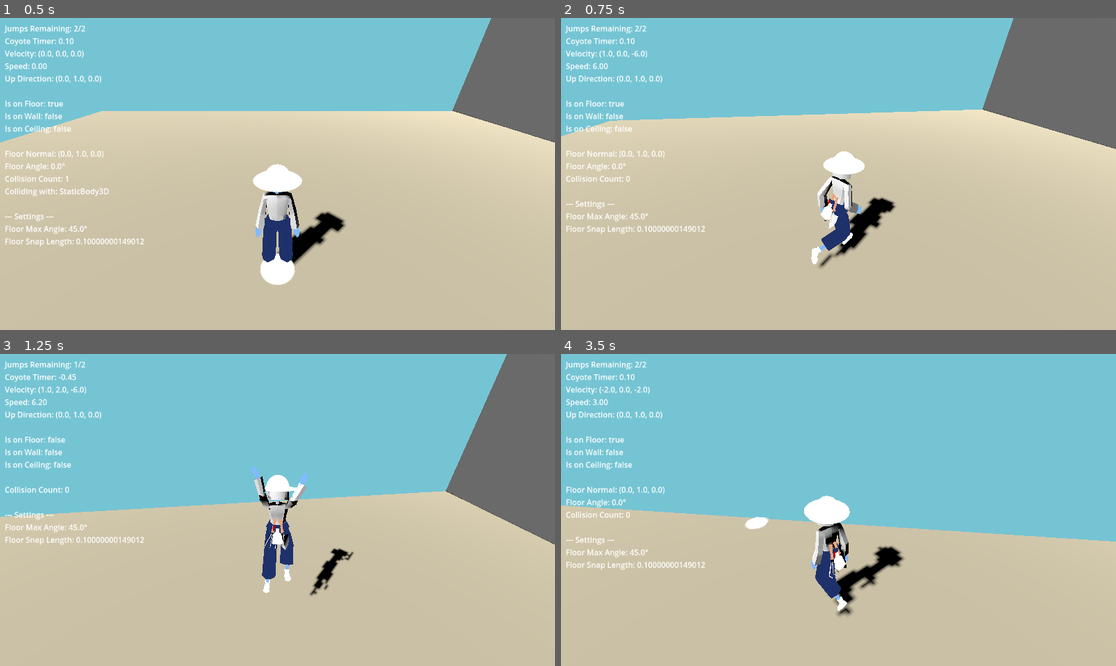
Above: before the commit, frames 1-4 (two rows, left to right).
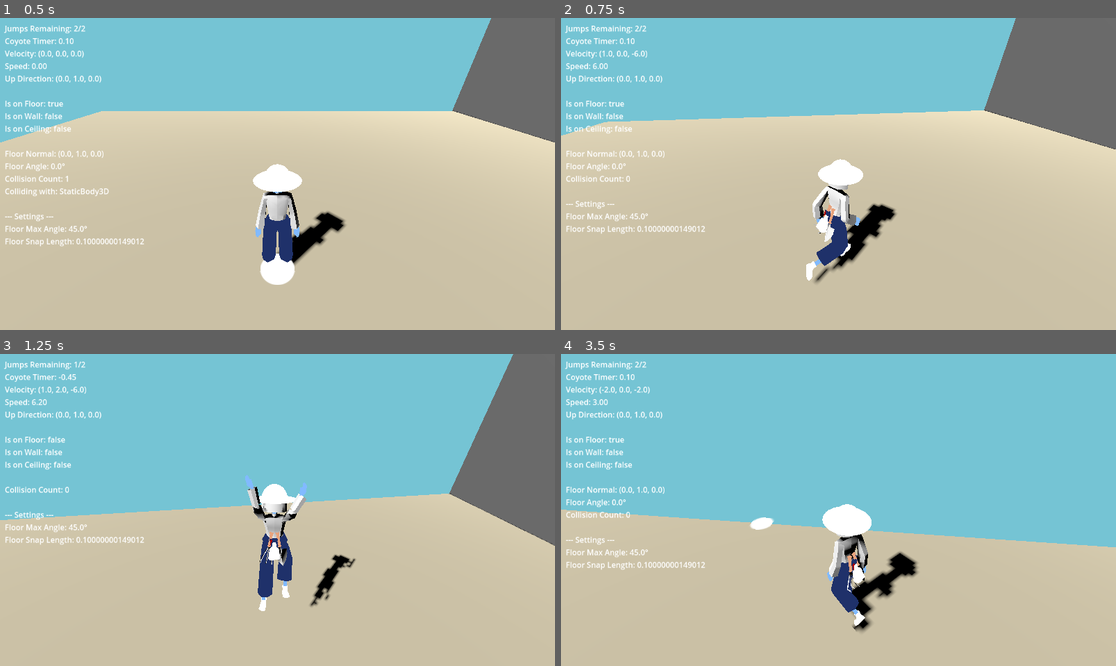
Above: after the commit, the same moments.

Repository: longiy/project_3c
Game: Godot game, scene res://SCENE.tscn
Same seed, same stepped clock (60 frames per second), same inputs: the game is played once before the commit and once after it.
Inputs (mouse positions are in pixels of both pictures, inside the frame that each line leads up to):
- Up to frame 1 (0.5 s): no input
- Up to frame 2 (0.75 s): tap Enter at 0.5 s; move the mouse to (866, 174) at 0.52 s; hold W (move_forward) from 0.53 s (still down); hold Shift (sprint) from 0.53 s (still down); click (866, 174) at 0.67 s
- Up to frame 3 (1.25 s): keep holding W (move_forward); keep holding Shift (sprint); tap Space (jump) at 0.77 s
- Up to frame 4 (3.5 s): move the mouse to (810, 510) at 1.27 s; release Shift (sprint) at 1.28 s; right-click (810, 510) at 1.35 s; tap Space (jump) at 1.52 s; move the mouse to (894, 441) at 2.02 s; release W (move_forward) at 2.03 s; hold D (move_right) 2.03-2.75 s; hold Ctrl (walk) 2.03-2.75 s; drag from (810, 572) to (672, 463) at 2.77 s

Frame 1 is identical in both runs. In frame 2, 2.9% of the frame differs, in the area x 0-100%, y 0-86%; in frame 3, 3.8%; in frame 4, 5.4%, in the area x 0-100%, y 45-90%.

Commit message:
camera offset

Diff:
--- a/SCENE.tscn
+++ b/SCENE.tscn
@@ -77,6 +77,7 @@
 script = ExtResource("2_caybs")
 target_character = NodePath("../CHARACTER")
 follow_smoothing = 16.0
+enable_dynamic_offset = true
 
 [node name="SpringArm3D" type="SpringArm3D" parent="CAMERARIG"]
 spring_length = 2.0
--- a/Scripts/ControllerCamera.gd
+++ b/Scripts/ControllerCamera.gd
@@ -1,4 +1,4 @@
-# ControllerCamera.gd - Only handles camera-specific inputs
+# ControllerCamera.gd - Camera with offset system
 extends Node3D
 
 signal mouse_mode_changed(is_captured: bool)
@@ -7,6 +7,11 @@
 @export var target_character: CharacterBody3D
 @export var camera_height = 2.0
 @export var follow_smoothing = 8.0
+
+@export_group("Camera Offset")
+@export var camera_offset = Vector3.ZERO  # NEW: Offset camera within SpringArm
+@export var offset_smoothing = 8.0
+@export var enable_dynamic_offset = false  # Adjust offset based on movement
 
 @export_group("Mouse Controls")
 @export var mouse_sensitivity = 0.002
@@ -25,6 +30,7 @@
 @export var vertical_limit_max = 50.0
 
 @onready var spring_arm = $SpringArm3D
+@onready var camera = $SpringArm3D/Camera3D
 
 var character: CharacterBody3D
 var mouse_delta = Vector2.ZERO
@@ -32,6 +38,7 @@
 var is_mouse_captured = true
 var target_distance = 4.0
 var current_distance = 4.0
+var current_offset = Vector3.ZERO
 
 func _ready():
 	character = target_character
@@ -47,12 +54,13 @@
 	camera_rotation_x = deg_to_rad(-20.0)
 	target_distance = spring_arm.spring_length
 	current_distance = target_distance
+	current_offset = camera_offset
 
 	if character:
 		global_position = character.global_position + Vector3(0, camera_height, 0)
 
 func _input(event):
-	# ONLY handle camera-specific inputs
+	# Camera-specific inputs
 	if event.is_action_pressed("toggle_mouse_look"):
 		toggle_mouse_mode()
 
@@ -89,14 +97,56 @@
 
 		mouse_delta = Vector2.ZERO
 
-	# Follow character
+	# Follow character (SpringArm pivot stays at character center)
 	var target_position = character.global_position + Vector3(0, camera_height, 0)
 	global_position = global_position.lerp(target_position, follow_smoothing * delta)
 
-	# Update distance and rotation
+	# Update SpringArm distance and rotation
 	current_distance = lerp(current_distance, target_distance, distance_smoothing * delta)
 	spring_arm.spring_length = current_distance
 	spring_arm.rotation.x = camera_rotation_x
 
+	# NEW: Apply camera offset by offsetting the SpringArm itself
+	var target_offset = camera_offset
+
+	# Optional: Dynamic offset based on character movement
+	if enable_dynamic_offset and character.velocity.length() > 0.1:
+		var movement_dir = Vector2(character.velocity.x, character.velocity.z).normalized()
+		# Slightly offset camera opposite to movement direction
+		target_offset += Vector3(movement_dir.x * 0.3, 0, movement_dir.y * 0.3)
+
+	# Smoothly apply offset
+	current_offset = current_offset.lerp(target_offset, offset_smoothing * delta)
+
+	# Apply offset to SpringArm (not camera directly)
+	if spring_arm:
+		spring_arm.position = current_offset
+
 func get_camera() -> Camera3D:
-	return $SpringArm3D/Camera3D
+	return camera
+
+# === PUBLIC API FOR OFFSET CONTROL ===
+
+func set_camera_offset(new_offset: Vector3, transition_time: float = 1.0):
+	"""Change camera offset smoothly"""
+	camera_offset = new_offset
+	print("Camera: Setting offset to ", new_offset)
+
+func set_over_shoulder_left(strength: float = 1.0):
+	"""Quick setup for left shoulder view"""
+	set_camera_offset(Vector3(-0.8 * strength, 0.2 * strength, 0.3 * strength))
+
+func set_over_shoulder_right(strength: float = 1.0):
+	"""Quick setup for right shoulder view"""
+	set_camera_offset(Vector3(0.8 * strength, 0.2 * strength, 0.3 * strength))
+
+func set_centered_view():
+	"""Return to centered view"""
+	set_camera_offset(Vector3.ZERO)
+
+func set_combat_offset(target_enemy: Node3D):
+	"""Adjust offset to better frame character and enemy"""
+	if target_enemy and character:
+		var to_enemy = (target_enemy.global_position - character.global_position).normalized()
+		var side_offset = Vector3(to_enemy.z, 0, -to_enemy.x) * 0.6  # Perpendicular to enemy direction
+		set_camera_offset(side_offset + Vector3(0, 0.3, 0.2))
--- a/project.godot
+++ b/project.godot
@@ -14,6 +14,11 @@
 run/main_scene="uid://dngafe0y2nx5b"
 config/features=PackedStringArray("4.4", "Forward Plus")
 config/icon="res://icon.svg"
+
+[display]
+
+window/size/always_on_top=true
+window/size/sharp_corners=true
 
 [input]
 
Not shown, changed: .DS_Store
